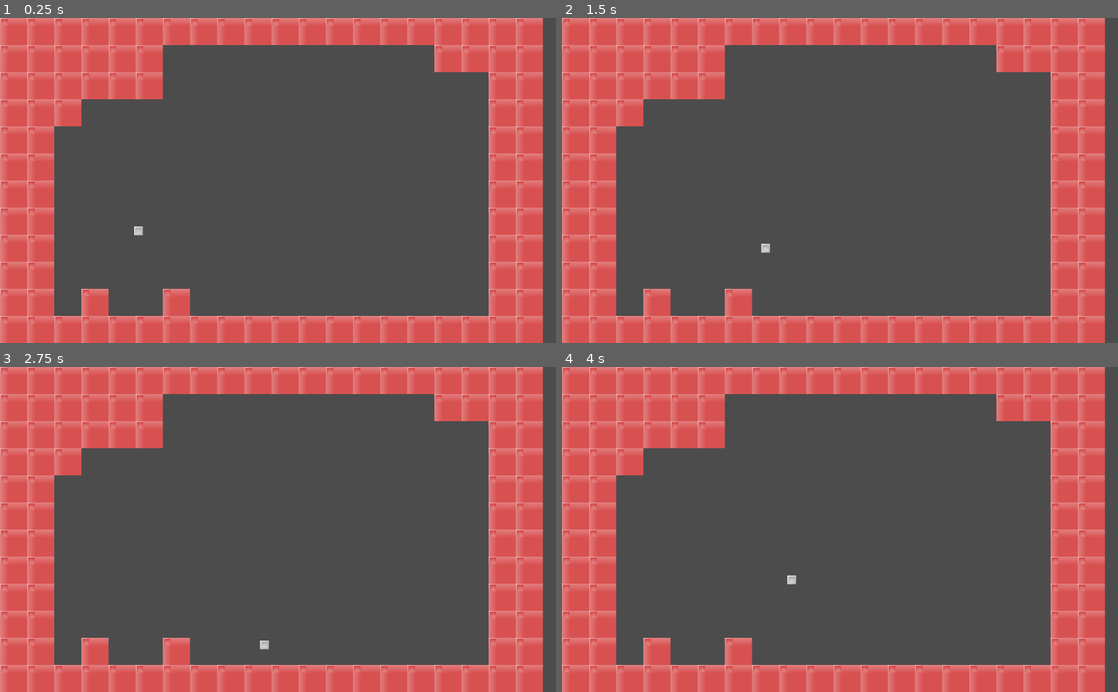
Above: before the commit, frames 1-4 (two rows, left to right).
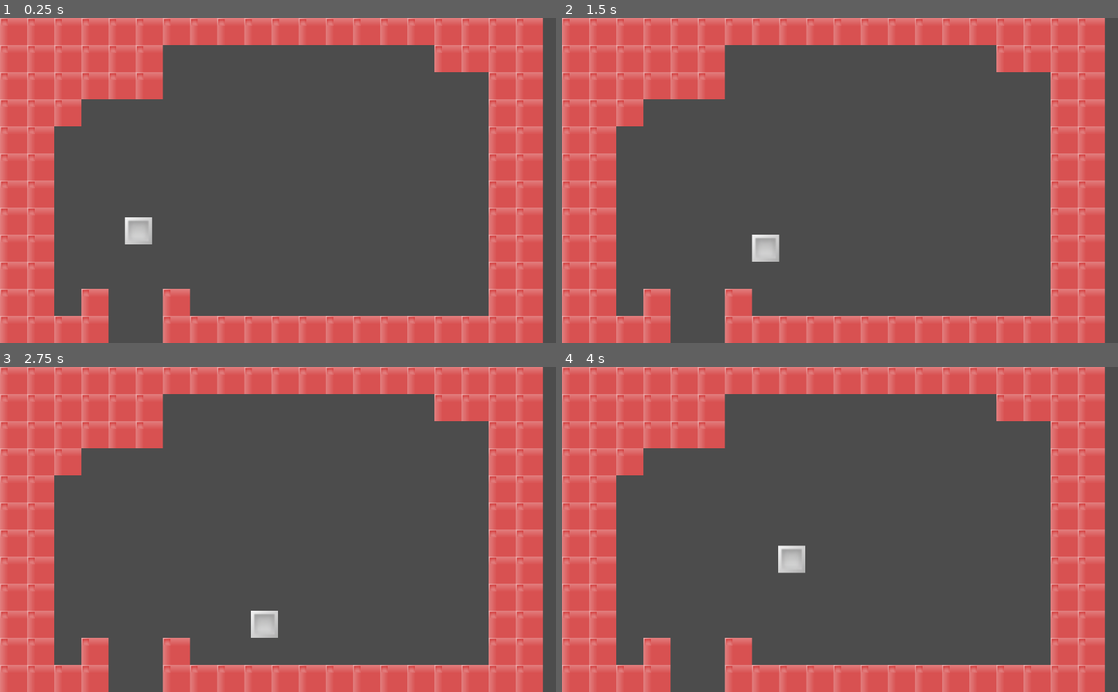
Above: after the commit, the same moments.

Repository: hieuk09/test-godot-game
Game: Godot game, scene res://main.tscn
Two runs of this game, one before a commit and one after it. Both use one fixed random seed, a clock stepped at 60 frames per second and the inputs below.
Inputs:
- Up to frame 1 (0.25 s): no input
- Up to frame 2 (1.5 s): tap Enter at 0.5 s; hold Right (ui_right) 0.53-1.28 s; hold Down (ui_down) from 1.28 s (still down)
- Up to frame 3 (2.75 s): release Down (ui_down) at 2.03 s; hold Right (ui_right) from 2.03 s (still down)
- Up to frame 4 (4 s): release Right (ui_right) at 2.78 s; hold Up (ui_up) 2.78-3.53 s; hold Left (ui_left) from 3.53 s (still down)

The runs differ from the first frame. In frame 1, 1.2% of the frame differs, in the area x 19-30%, y 61-100%; in frame 2, 1.2%; in frame 3, 1.3%; in frame 4, 1.3%, in the area x 19-44%, y 54-100%.

Commit message:
[ax] Make cursor as big as a cell

Diff:
--- a/cursor.tscn
+++ b/cursor.tscn
@@ -18,8 +18,12 @@
 
 [node name="sprite" type="Sprite" parent="." index="0"]
 
+scale = Vector2( 3.125, 3.125 )
 texture = ExtResource( 2 )
+_sections_unfolded = [ "Transform", "Visibility" ]
 
 [node name="CollisionShape2D" type="CollisionShape2D" parent="." index="1"]
 
+scale = Vector2( 3.125, 3.125 )
 shape = SubResource( 1 )
+_sections_unfolded = [ "Transform", "Z Index" ]
--- a/main.tscn
+++ b/main.tscn
@@ -23,7 +23,7 @@
 collision_mask = 1
 occluder_light_mask = 1
 format = 1
-tile_data = PoolIntArray( 0, 0, 0, 1, 0, 0, 2, 0, 0, 3, 0, 0 …(909 unchanged characters)…  0, 0, 720898, 0, 0, 720899, 0, 0, 720900, 0, 0, 720901, 0, 0, 720902, 0, 0, 720903, 0, 0, 720904, 0, 0, 720905, 0, 0, 720906, 0, 0, 720907, 0, 0, 720908, 0, 0, 720909, 0, 0, 720910, 0, 0, 720911, 0, 0, 720912, 0, 0, 720913, 0, 0, 720914, 0, 0, 720915, 0, 0 )
+tile_data = PoolIntArray( 0, 0, 0, 1, 0, 0, 2, 0, 0, 3, 0, 0 …(909 unchanged characters)…  0, 0, 720898, 0, 0, 720899, 0, 0, 720902, 0, 0, 720903, 0, 0, 720904, 0, 0, 720905, 0, 0, 720906, 0, 0, 720907, 0, 0, 720908, 0, 0, 720909, 0, 0, 720910, 0, 0, 720911, 0, 0, 720912, 0, 0, 720913, 0, 0, 720914, 0, 0, 720915, 0, 0, 786436, 0, 0, 786437, 0, 0 )
 _sections_unfolded = [ "Cell" ]
 
 [node name="player" parent="." index="1" instance=ExtResource( 2 )]
